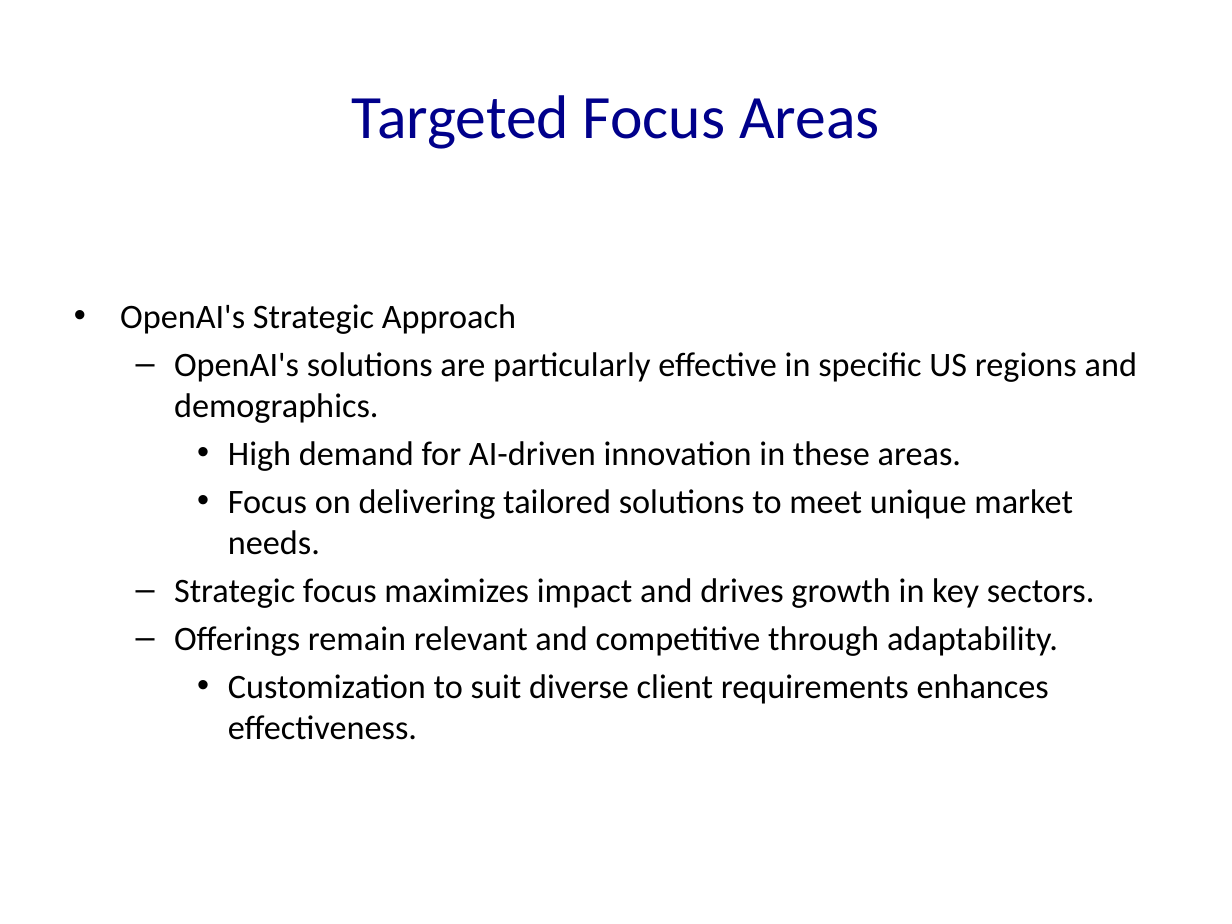
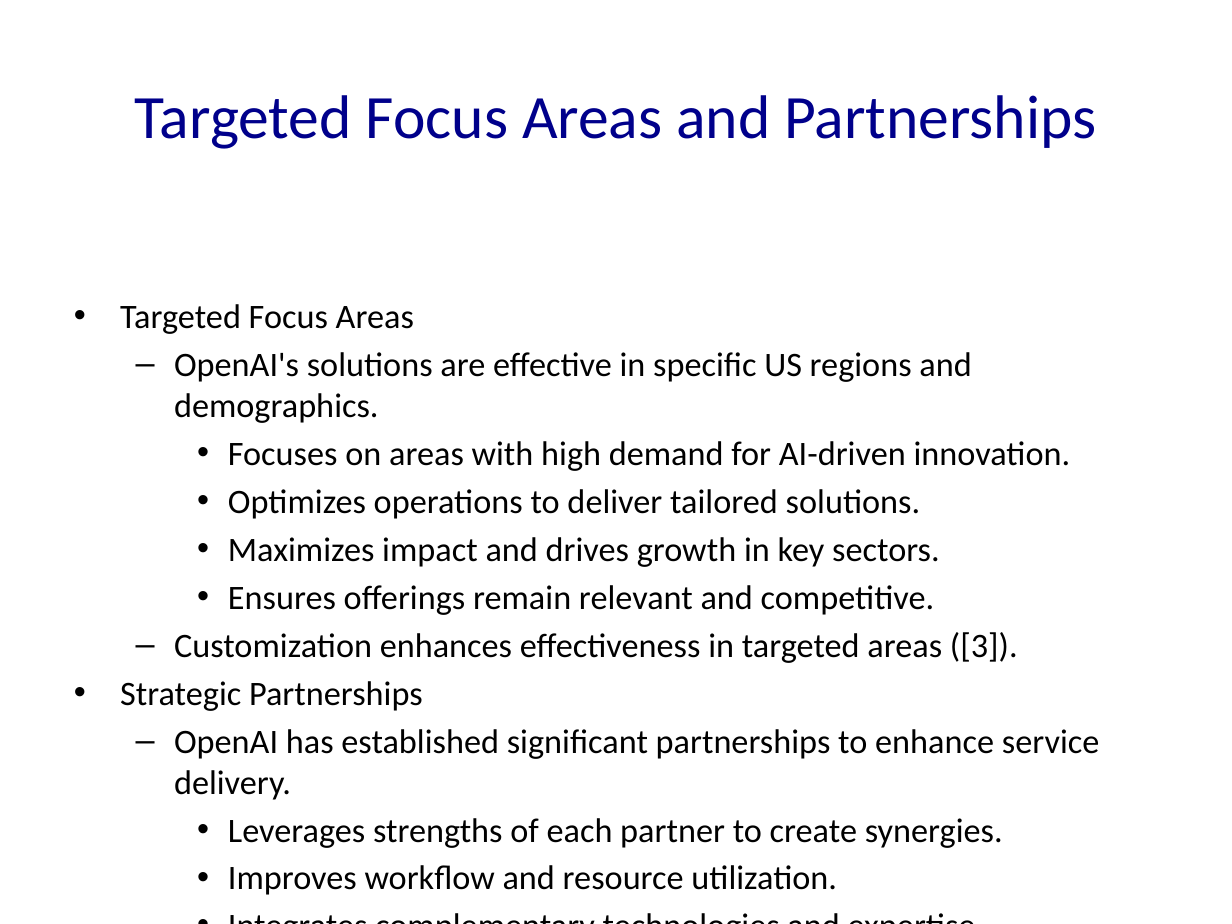
Before and after one commit to Frank-Gu-81/slides_autogeneration, a slide deck: slide 2 of Neuron_Solutions_Presentation.pptx (slide 14 before the commit). Drawn at 1232x924 pixels with LibreOffice and Linux fonts; fonts in the diff are those of the drawing. Boxes give left, top, right and bottom in pixels: in the first picture for what was removed or moved away, otherwise in the second. Text is boxed around its words. In the diff, an @@ line names an element or a change of style, - is before the commit and + after.

```diff
--- a/Neuron_Solutions_Presentation.pptx
+++ b/Neuron_Solutions_Presentation.pptx
@@ title at (135,95,1096,149): text changed @@
-Targeted Focus Areas
+Targeted Focus Areas and Partnerships
@@ text at (120,304,1100,895): text changed @@
-• OpenAI's Strategic Approach
-  – OpenAI's solutions are particularly effective in specific US regions and demographics.
-    • High demand for AI-driven innovation in these areas.
-    • Focus on delivering tailored solutions to meet unique market needs.
-  – Strategic focus maximizes impact and drives growth in key sectors.
-  – Offerings remain relevant and competitive through adaptability.
-    • Customization to suit diverse client requirements enhances effectiveness.
+• Targeted Focus Areas
+  – OpenAI's solutions are effective in specific US regions and demographics.
+    • Focuses on areas with high demand for AI-driven innovation.
+    • Optimizes operations to deliver tailored solutions.
+    • Maximizes impact and drives growth in key sectors.
+    • Ensures offerings remain relevant and competitive.
+  – Customization enhances effectiveness in targeted areas ([3]).
+• Strategic Partnerships
+  – OpenAI has established significant partnerships to enhance service delivery.
+    • Leverages strengths of each partner to create synergies.
+    • Improves workflow and resource utilization.
+    • Integrates complementary technologies and expertise.
+    • Facilitates access to new markets and client segments.
+  – Enhances service quality and operational efficiency ([4]).
```
Also in this commit, not shown: 37 other slides changed, 1 slide added, 81 slides removed, 12 other files.
